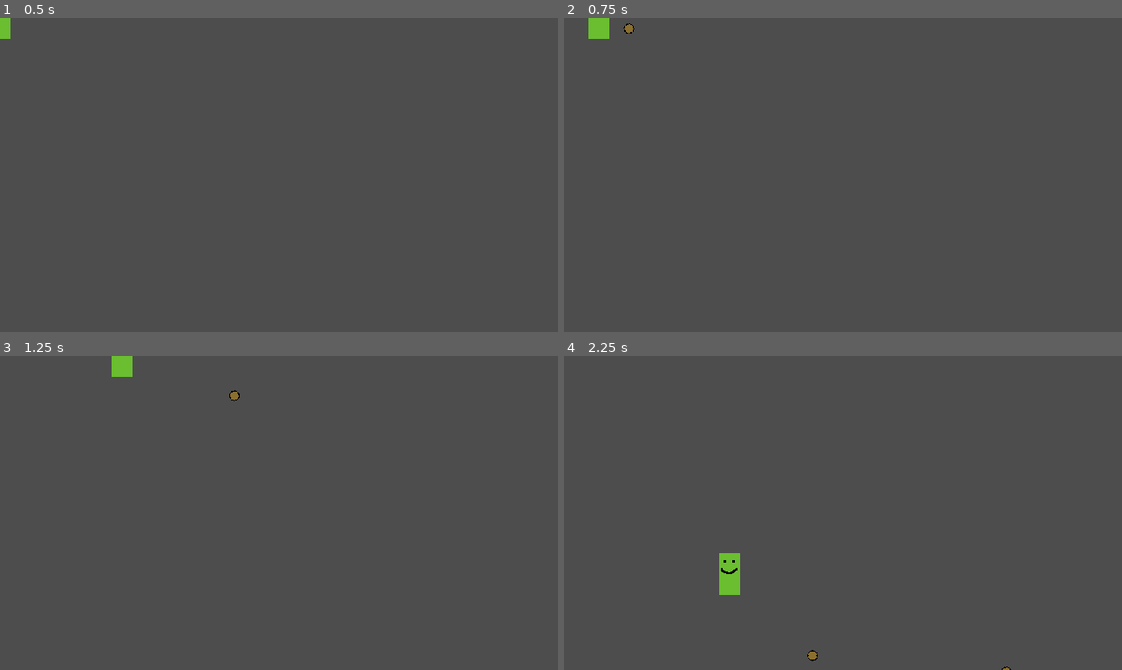
Above: before the commit, frames 1-4 (two rows, left to right).
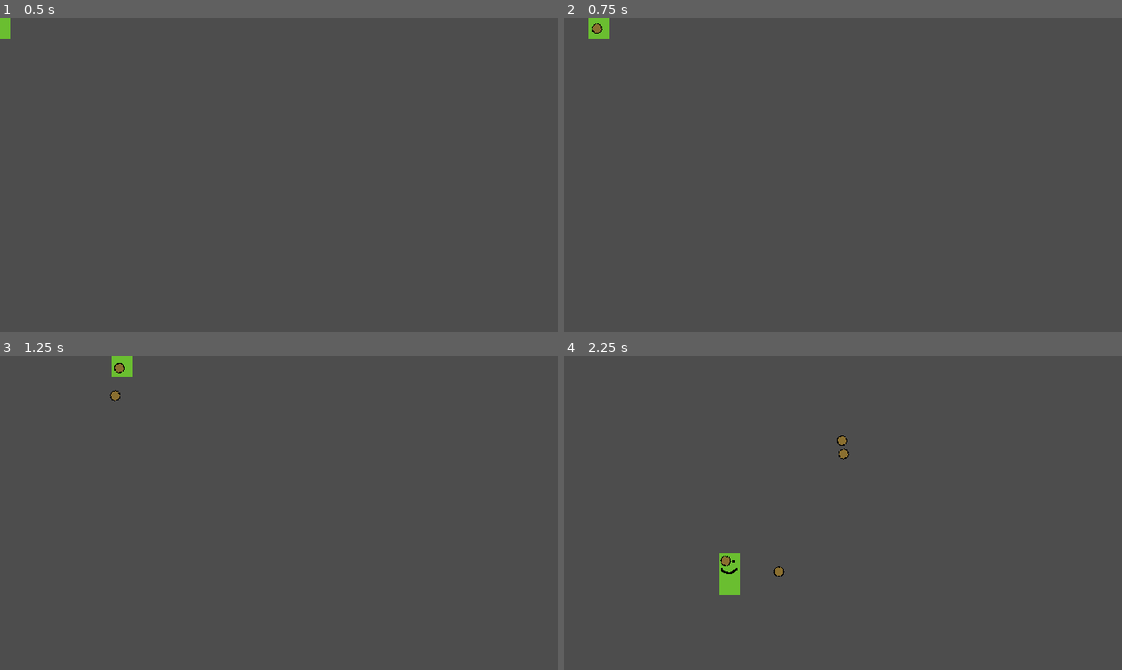
Above: after the commit, the same moments.

Repository: HuskyGameDev/2025f-team5
Game: Godot game, scene res://Game/player.tscn
Two runs of this game, one before a commit and one after it. Both use one fixed random seed, a clock stepped at 60 frames per second and the inputs below. This scene is started directly instead of the project's main scene.
Inputs (mouse positions are in pixels of both pictures, inside the frame that each line leads up to):
- Up to frame 1 (0.5 s): no input
- Up to frame 2 (0.75 s): tap Enter at 0.5 s; move the mouse to (965, 159) at 0.52 s; press the mouse at (965, 159) at 0.53 s; hold D (Right) from 0.53 s (still down)
- Up to frame 3 (1.25 s): keep holding D (Right)
- Up to frame 4 (2.25 s): move the mouse to (731, 528) at 1.27 s; release D (Right) at 1.28 s; release the mouse at (731, 528) at 1.28 s; hold S (Down) 1.28-2.03 s; tap Space (Dash) at 1.35 s; click (731, 528) at 1.55 s; move the mouse to (898, 443) at 2.02 s; press the mouse at (898, 443) at 2.03 s; hold D (Right) from 2.03 s (still down)

Frame 1 is identical in both runs. In frame 2, 0.1% of the frame differs, in the area x 5-13%, y 1-5%; in frame 3, 0.1%; in frame 4, 0.3%, in the area x 27-81%, y 25-100%.

Commit message:
Fix: Non-sticky bullet
Bullets are no longer children of player and therefore do not move when the player moves.

Diff:
--- a/Game/player.gd
+++ b/Game/player.gd
@@ -32,9 +32,10 @@
 	move_and_slide()
 
 func _process(delta: float) -> void:
-	if Input.is_action_just_pressed("PrimaryAction") && can_shoot:
+	if Input.is_action_pressed("PrimaryAction") && can_shoot:
 		var shot = Bullet.new_bullet(shootspeed, get_global_mouse_position(), shoot_range, damage)
-		add_child(shot)
+		get_parent().add_child(shot)
+		shot.position = self.position
 		shot.fire()
 		can_shoot = false
 		get_tree().create_timer(firerate).timeout.connect(shot_reset)
